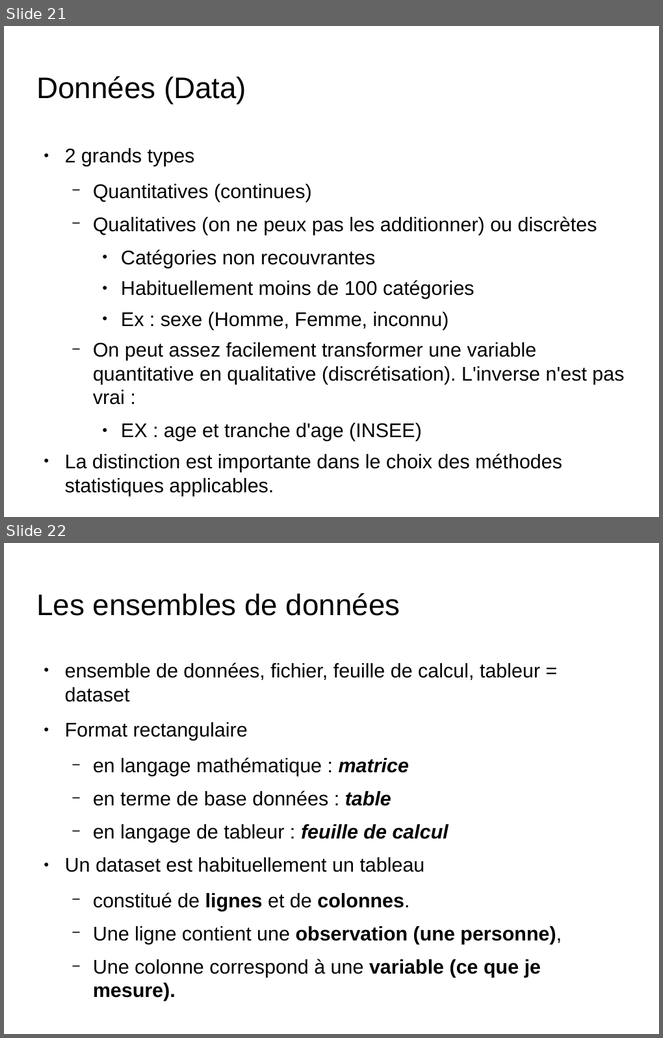
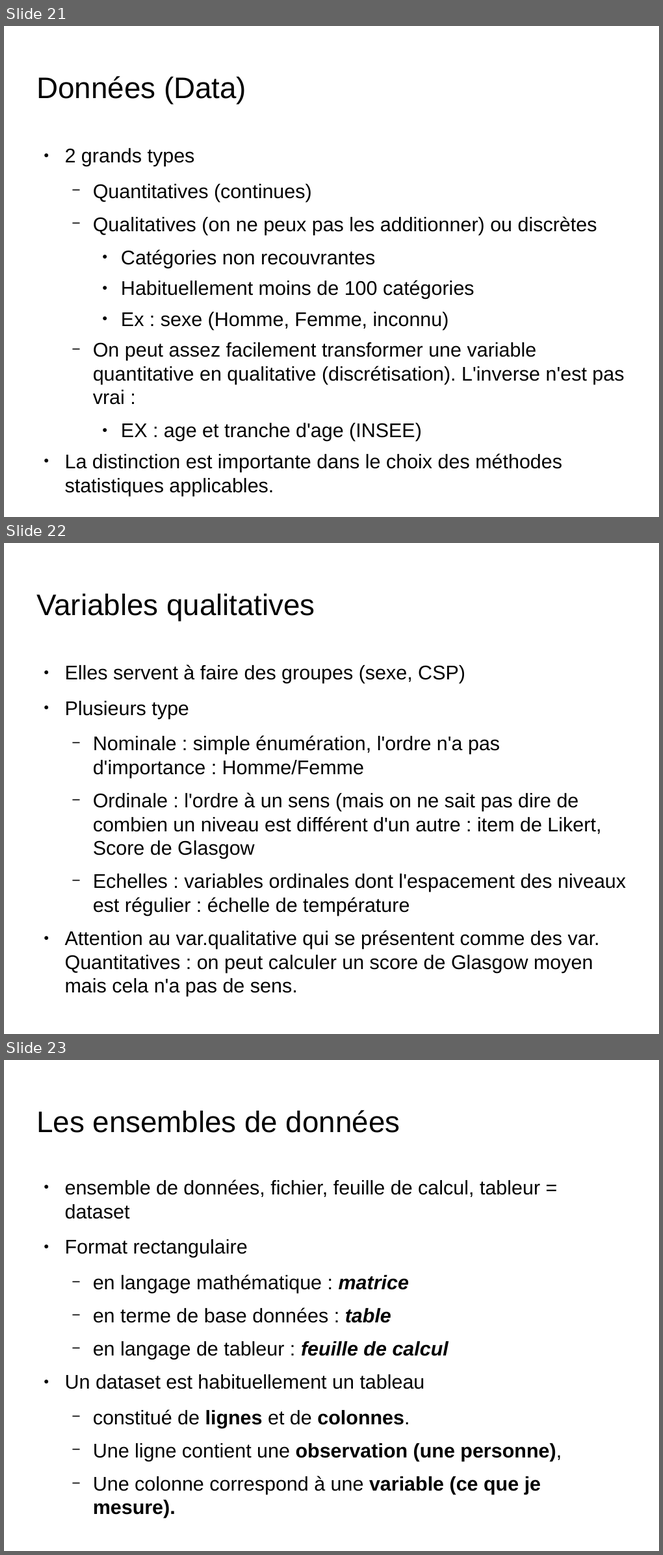
Before and after one commit to jcrb/Cours-Stat, a slide deck: IFSI/stat_et_ IFSI.odp. Shown one above the other, each under a label of ours: slides 21 and 22 before the commit, slides 21, 22 and 23 after it. The pictures are 663x1038 and 663x1555 pixels, drawn with LibreOffice and Linux fonts; fonts in the diff are those of the drawing; background and template pictures are left out. Boxes give left, top, right and bottom in pixels: in the first picture for what was removed or moved away, otherwise in the second. Text is boxed around its words. In the diff, an @@ line names an element or a change of style, - is before the commit and + after.

```diff
--- a/IFSI/stat_et_ IFSI.odp
+++ b/IFSI/stat_et_ IFSI.odp
@@ slide 22 added at (4,543,659,1034), background picture (left out) @@
@@ title added at (36,594,315,622), 36 pt, text #000000 @@
+Variables qualitatives
@@ text added at (65,665,626,997), 24.1 pt, text #000000 @@
+● Elles servent à faire des groupes (sexe, CSP)
+● Plusieurs type
+  − Nominale : simple énumération, l'ordre n'a pas d'importance : Homme/Femme
+  − Ordinale : l'ordre à un sens (mais on ne sait pas dire de combien un niveau est différent d'un autre : item de Likert, Score de Glasgow
+  − Echelles : variables ordinales dont l'espacement des niveaux est régulier : échelle de température
+● Attention au var.qualitative qui se présentent comme des var. Quantitatives : on peut calculer un score de Glasgow moyen mais cela n'a pas de sens.
@@ what was slide 22 is now slide 23 @@
```
Also in this commit, not shown: 5 slides changed, 2 other slides added, 10 other files.
